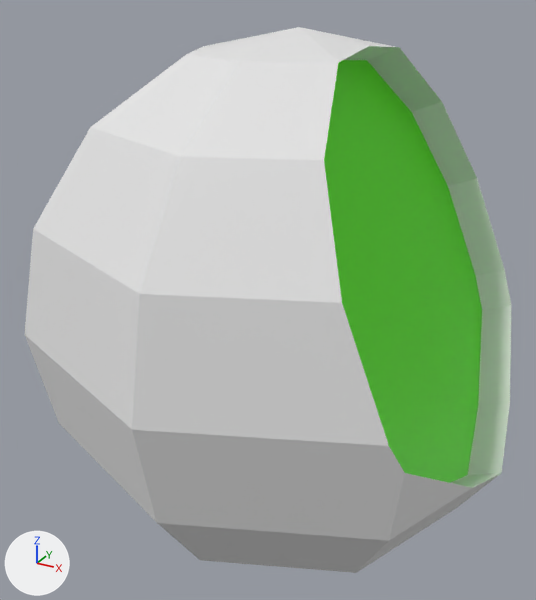
The glTF model 3dModels/avatarBox.glb: old version first, new version second.
One viewpoint serves both versions: a 50 mm lens placed at (1.39, -2.78, 1.37), pointed at (-0.13, -0.02, -0.01). The axes (+X, +Y, +Z) are drawn at lower left. The lights are the same throughout. Where no turn or scale is listed for an object, it has been applied to the vertices. Vertices at the same position are counted once.
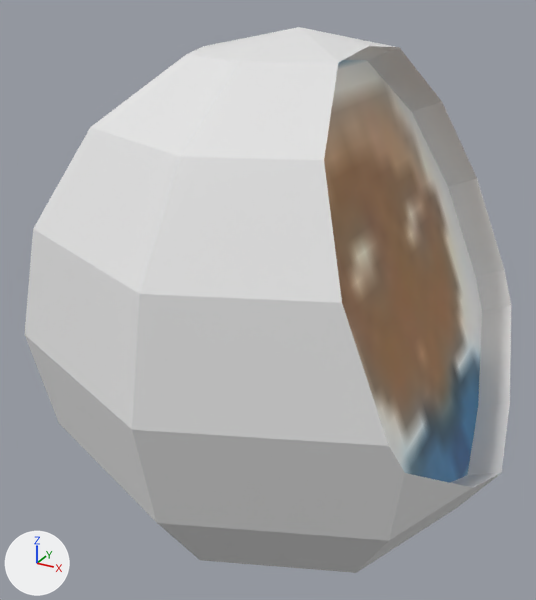
What the commit changed:
Picture 'svg' (img_svg) is new.
In material 'AvatarFace' (mat_avatarface), base_color is no longer (0.0879, 0.8, 0.0), green #54e700.
In material 'AvatarFace' (mat_avatarface), texture is now set to img_svg.
me_sphere_003 has 77 vertices, 150 faces and spans x -1.18..1.0, y -1.18..1.18, z -1.18..1.18.
me_sphere_003 is used by ob_sphere_003; location (0.0, 0.0, 0.0).
me_sphere_003 part 1: texture (UV) coordinates of 14 of 150 faces, centred in x 0.16..0.78, y -0.84..0.85, z -0.46..1.04, changed; they spanned u 0.38..0.7, v 0.35..0.65 and now span u 0.0..1.0, v 0.0..1.0.

Changed parts and their boxes (x1, y1, x2, y2) in the pictures (536 x 600 px):
'Sphere.003', surface changed: (321, 44, 511, 490) in both
part 1 of me_sphere_003, surface changed (green to brown): (324, 60, 482, 483) in both
